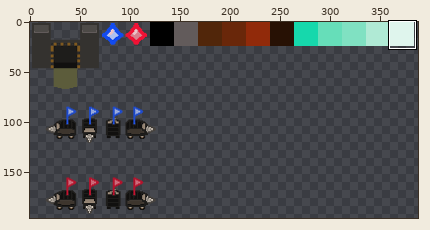
Sprite sheet, stored at Assets/Spritesheet.png. Above, an overview of the earlier version with the close-up marked.
Close-up. As it was:
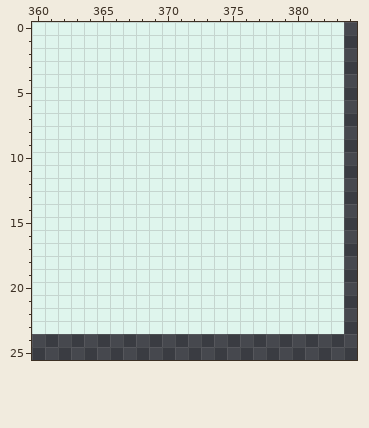
The file is 504x504 pixels. Pixels under 10% opacity are left out. Colours within 5 levels of each other are drawn and written as one. Shown: x 360..384, y 0..25. The wide view leaves out empty margins. The commit also changed other parts of the picture, which this record leaves out.
And afterwards:
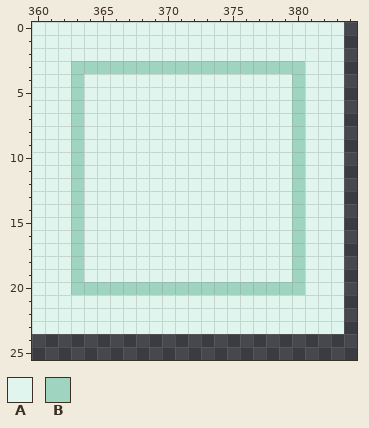
Palette (. is transparent): A #dff5ed  B #9fd4c1
From old to new:
Colour A gives way to colour B in row 3 at x 363 to 380; in rows 4 to 19 at x 363 and 380; in row 20 at x 363 to 380.
Pixel boxes of the changes (left, top, right, bottom) in both close-ups:
changed: (71, 61, 305, 295)
